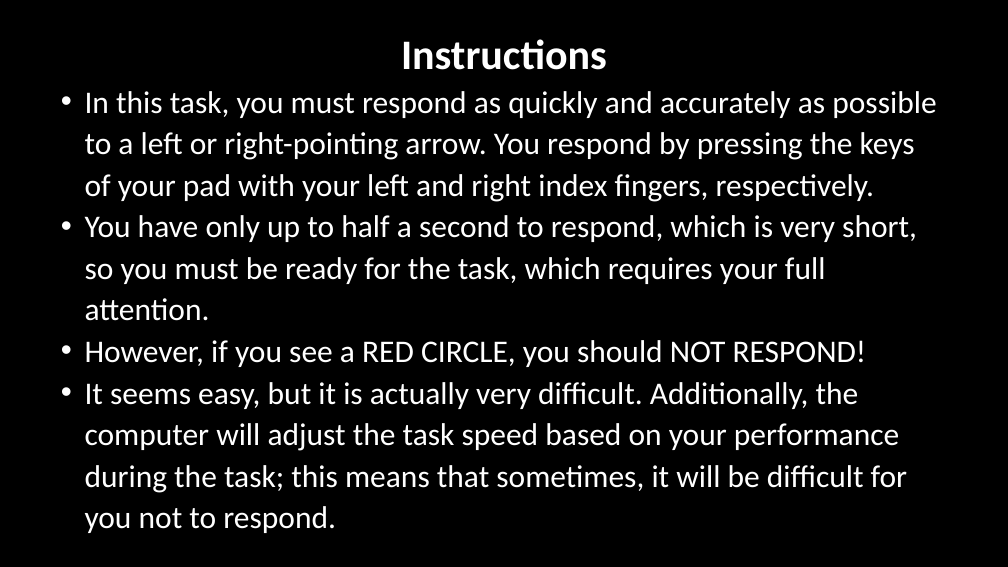
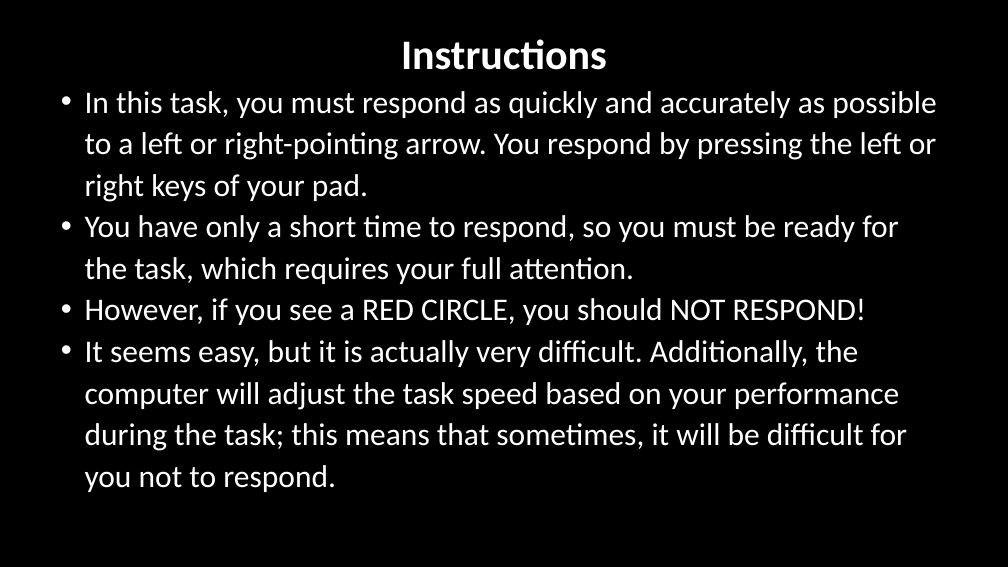
Before and after one commit to LabBench-Society/Protocols, a slide deck: slide 8 of stopsignalGame/StopSignalGameImages.pptx (slide 7 before the commit). Drawn at 1008x567 pixels with LibreOffice and Linux fonts; fonts in the diff are those of the drawing. Boxes give left, top, right and bottom in pixels: in the first picture for what was removed or moved away, otherwise in the second. Text is boxed around its words. In the diff, an @@ line names an element or a change of style, - is before the commit and + after.

```diff
--- a/stopsignalGame/StopSignalGameImages.pptx
+++ b/stopsignalGame/StopSignalGameImages.pptx
@@ text at (x1=85, y1=91, x2=937, y2=284): text changed @@
-• In this task, you must respond as quickly and accurately as possible to a left or right-pointing arrow. You respond by pressing the keys of your pad with your left and right index fingers, respectively.
-• You have only up to half a second to respond, which is very short, so you must be ready for the task, which requires your full attention.
+• In this task, you must respond as quickly and accurately as possible to a left or right-pointing arrow. You respond by pressing the left or right keys of your pad.
+• You have only a short time to respond, so you must be ready for the task, which requires your full attention.
```
Also in this commit, not shown: 1 other slide changed, 2 slides removed, 14 other files.
